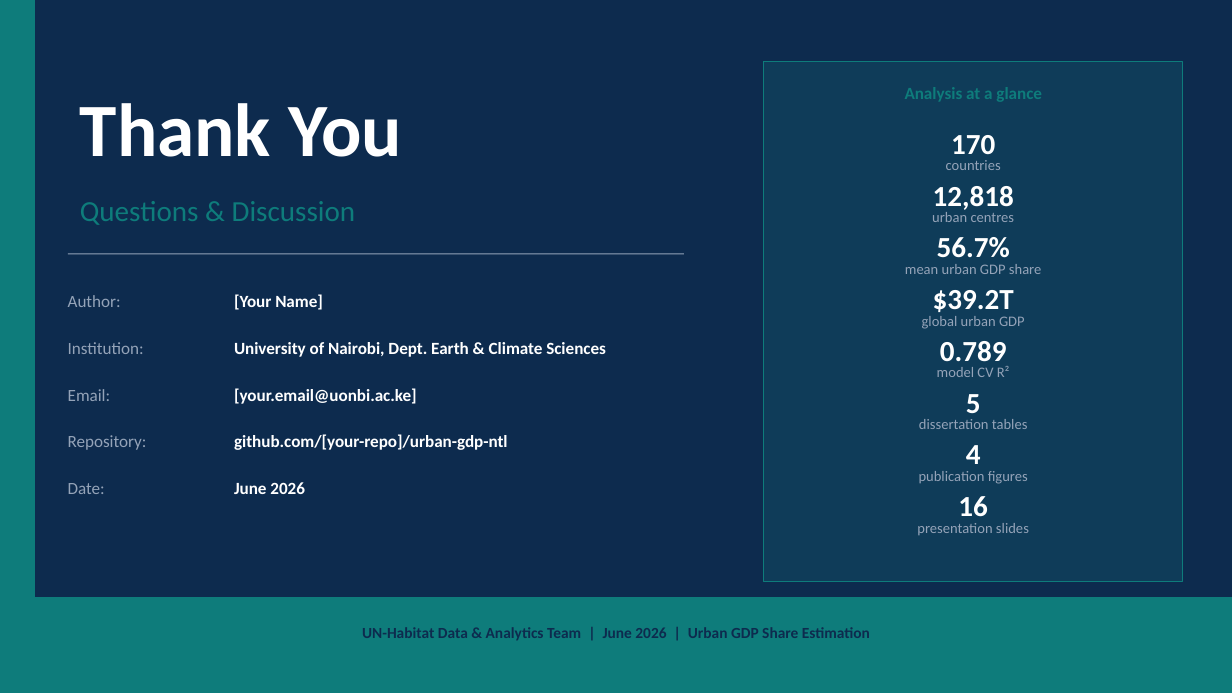
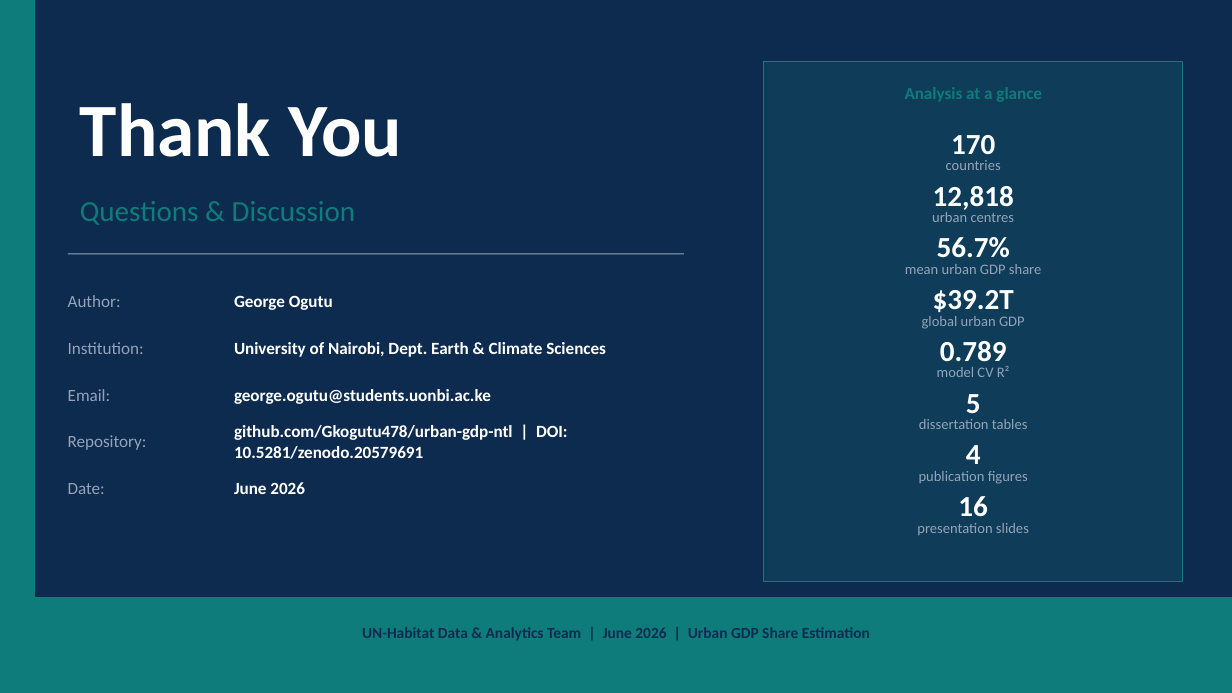
Before and after one commit to Gkogutu478/urban-gdp-ntl, a slide deck: slide 16 of docs/Urban_GDP_NTL_Presentation_v2.pptx. Drawn at 1232x693 pixels with LibreOffice and Linux fonts; fonts in the diff are those of the drawing. Boxes give left, top, right and bottom in pixels: in the first picture for what was removed or moved away, otherwise in the second. Text is boxed around its words. In the diff, an @@ line names an element or a change of style, - is before the commit and + after.

Commit message:
Update working paper and presentation with correct author name and DOI

```diff
--- a/docs/Urban_GDP_NTL_Presentation_v2.pptx
+++ b/docs/Urban_GDP_NTL_Presentation_v2.pptx
@@ text at box(234, 295, 333, 310): text changed @@
-[Your Name]
+George Ogutu
@@ text at box(234, 389, 491, 404): text changed @@
-[your.email@uonbi.ac.ke]
+george.ogutu@students.uonbi.ac.ke
@@ text at box(234, 425, 568, 459): text changed @@
-github.com/[your-repo]/urban-gdp-ntl
+github.com/Gkogutu478/urban-gdp-ntl | DOI: 10.5281/zenodo.20579691
```
Also in this commit, not shown: 9 other slides changed, 1 other file.
